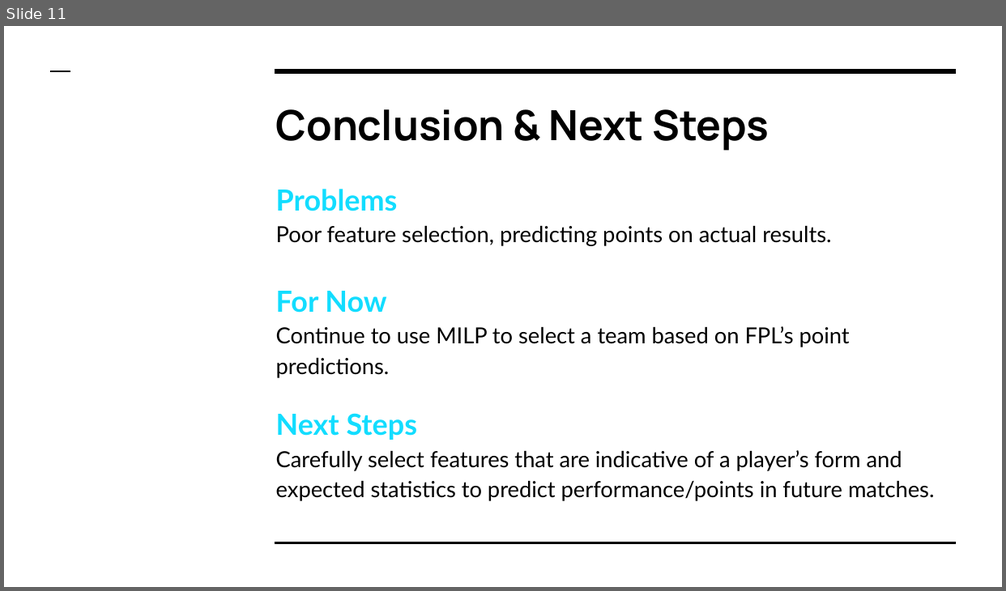
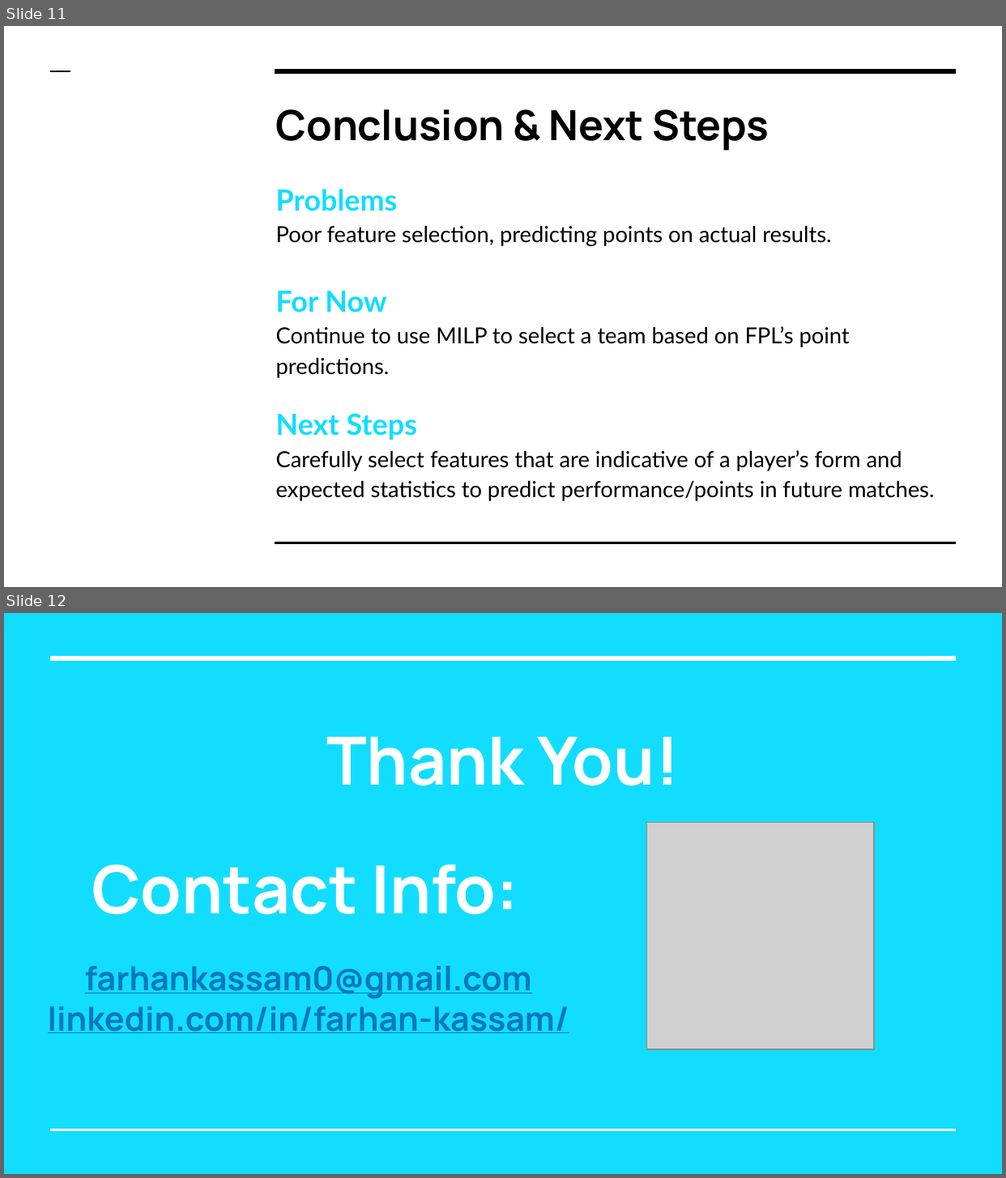
Before and after one commit to farhank-0/Fantasy-Premier-League-Optimization, a slide deck: summary-reports/Farhan_Kassam_FPL_Capstone_Demo_Day.pptx. Shown one above the other, each under a label of ours: slide 11 before the commit, slides 11 and 12 after it. The pictures are 1006x591 and 1006x1178 pixels, drawn with LibreOffice and Linux fonts; fonts in the diff are those of the drawing; grey boxes stand for pictures. Boxes give left, top, right and bottom in pixels: in the first picture for what was removed or moved away, otherwise in the second. Text is boxed around its words. In the diff, an @@ line names an element or a change of style, - is before the commit and + after.

```diff
--- a/summary-reports/Farhan_Kassam_FPL_Capstone_Demo_Day.pptx
+++ b/summary-reports/Farhan_Kassam_FPL_Capstone_Demo_Day.pptx
@@ slide 12 added at box(4, 613, 1002, 1174), background #12DDFF @@
@@ line added from (51, 658) to (956, 658), #FFFFFF 3 pt @@
@@ title added at box(326, 737, 679, 786), 48 pt, text #FFFFFF, bold @@
+Thank You!
@@ picture added at box(646, 823, 874, 1050) @@
@@ text added at box(91, 864, 519, 915), 48 pt, text #FFFFFF, bold @@
+Contact Info:
@@ text added at box(48, 966, 569, 1033), 24 pt, text #0277BD, bold, underline @@
+farhankassam0@gmail.com
+linkedin.com/in/farhan-kassam/
@@ line added from (51, 1130) to (956, 1130), #FFFFFF 1.5 pt @@
```
Also in this commit, not shown: 1 slide removed, 2 other files.
